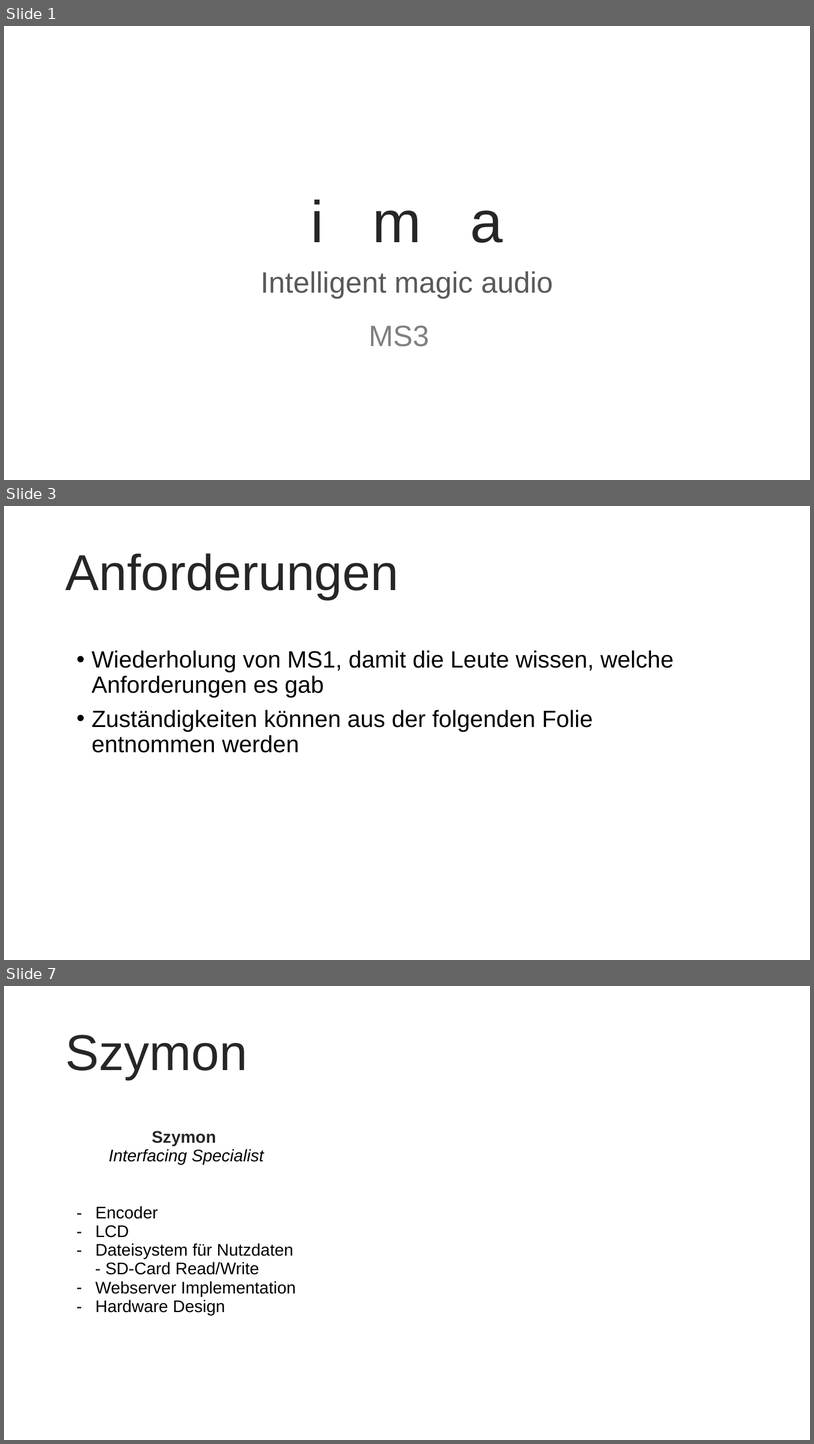
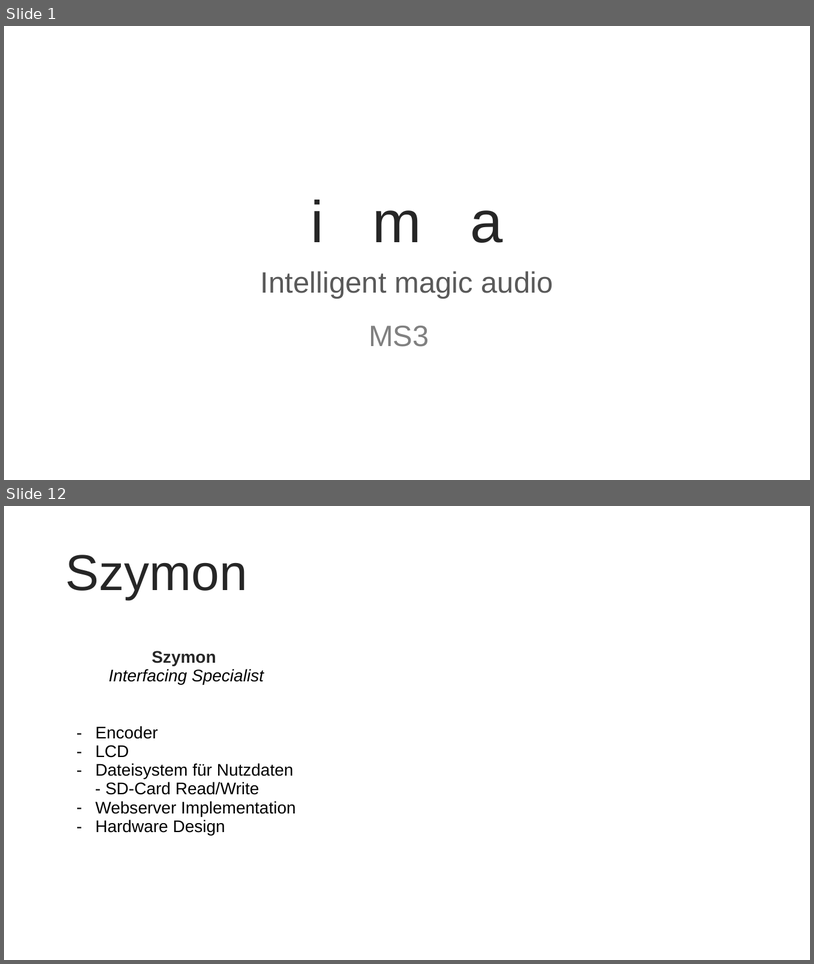
Before and after one commit to Shimizip/Intelligent-Magic-Audio, a slide deck: praesi/ima_ms3.pptx. Shown one above the other, each under a label of ours: slides 1, 3 and 7 before the commit, slides 1 and 12 after it; the slides between them are not shown. The pictures are 814x1444 and 814x964 pixels, drawn with LibreOffice and Linux fonts; fonts in the diff are those of the drawing; background and template pictures are left out. Boxes give left, top, right and bottom in pixels: in the first picture for what was removed or moved away, otherwise in the second. Text is boxed around its words. In the diff, an @@ line names an element or a change of style, - is before the commit and + after.

```diff
--- a/praesi/ima_ms3.pptx
+++ b/praesi/ima_ms3.pptx
@@ slide 3 removed at box(4, 506, 810, 960), background picture (left out) @@
@@ title removed at box(65, 553, 399, 599) @@
-Anforderungen
@@ text removed at box(92, 650, 674, 753) @@
-• Wiederholung von MS1, damit die Leute wissen, welche Anforderungen es gab
-• Zuständigkeiten können aus der folgenden Folie entnommen werden
@@ what was slide 7 is now slide 12 @@
```
Also in this commit, not shown: 3 slides changed, 8 slides added, 3 other slides removed.
